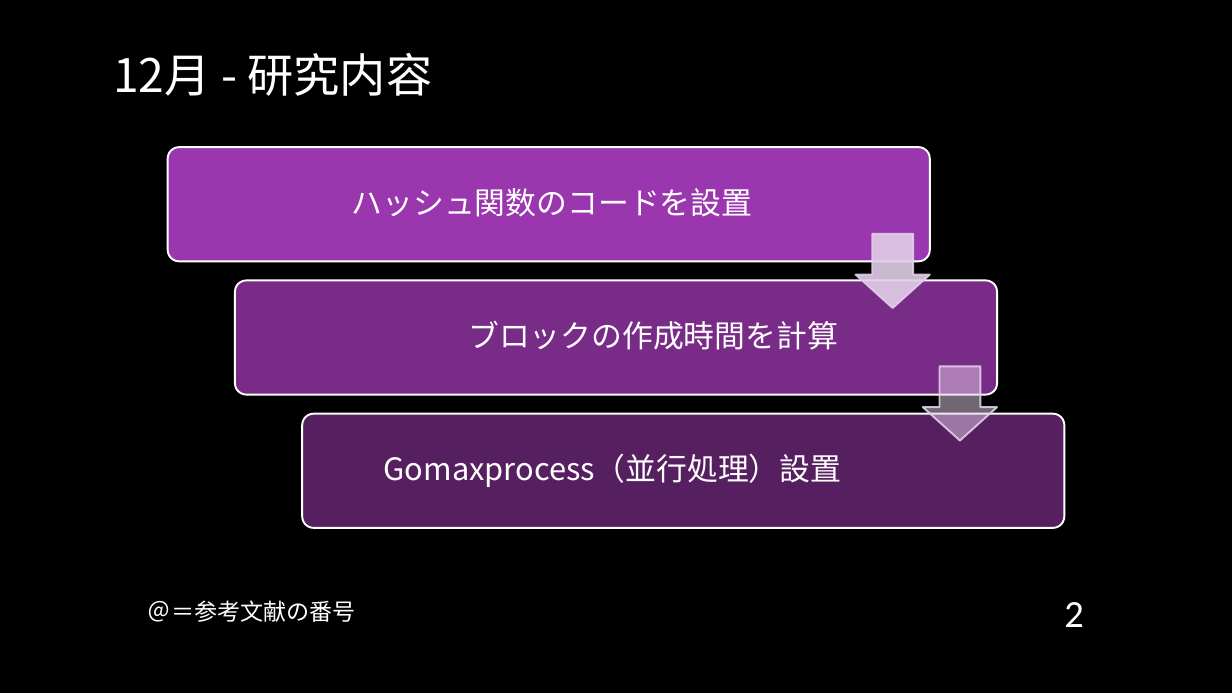
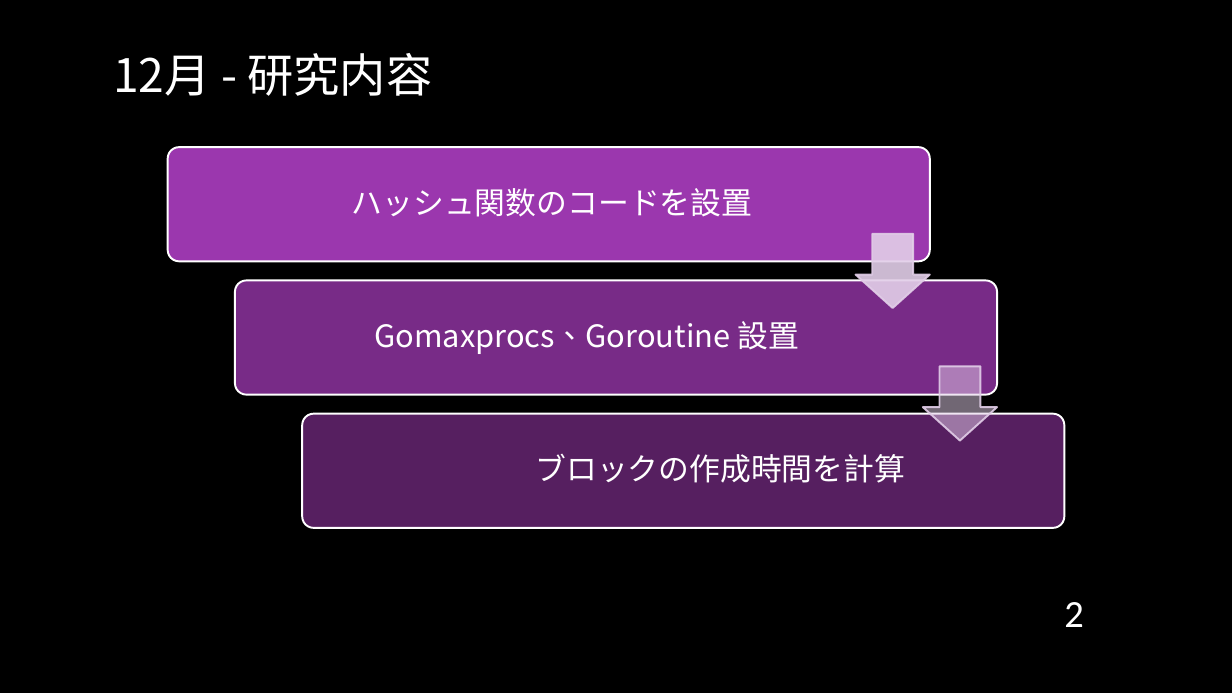
Before and after one commit to cyrusmanosa/Ecc-Year-3, a slide deck: slide 2 of Y3-Sem2/ITゼミ演習II/2024年度_12月報告会_Sk3a04_文家俊.pptx. Drawn at 1232x693 pixels with LibreOffice and Linux fonts; fonts in the diff are those of the drawing; background and template pictures are left out. Boxes give left, top, right and bottom in pixels: in the first picture for what was removed or moved away, otherwise in the second. Text is boxed around its words. In the diff, an @@ line names an element or a change of style, - is before the commit and + after.

```diff
--- a/Y3-Sem2/ITゼミ演習II/2024年度_12月報告会_Sk3a04_文家俊.pptx
+++ b/Y3-Sem2/ITゼミ演習II/2024年度_12月報告会_Sk3a04_文家俊.pptx
@@ text added at [374,321,799,354], 24 pt, text #FFFFFF @@
+Gomaxprocs、Goroutine 設置
@@ text "ブロックの作成時間を計算": place and size @@
-text "ブロックの作成時間を計算" at [468,321,838,350]
+text "ブロックの作成時間を計算" at [536,454,906,483]
@@ text removed at [384,454,842,487] @@
-Gomaxprocess（並行処理）設置
@@ text removed at [148,600,356,622] @@
-＠＝参考文献の番号
```
Also in this commit, not shown: 6 other slides changed, 7 other files.
